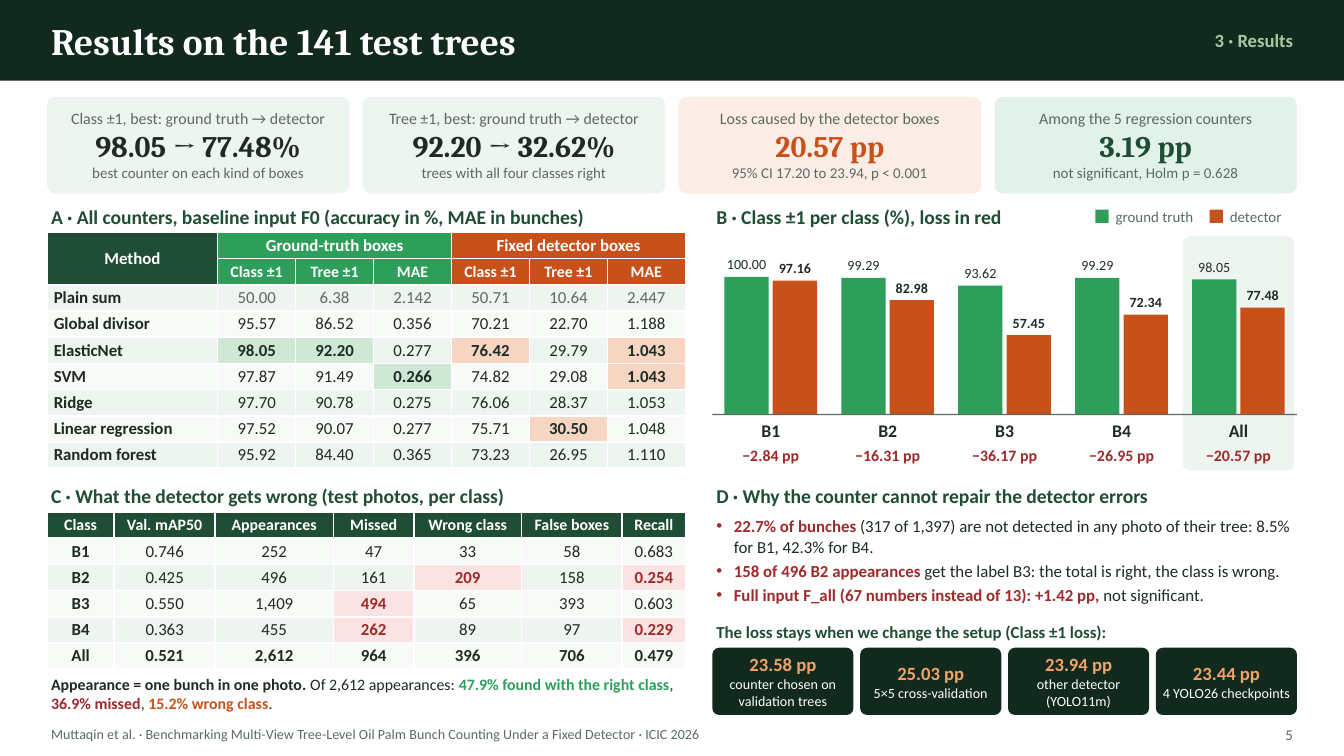
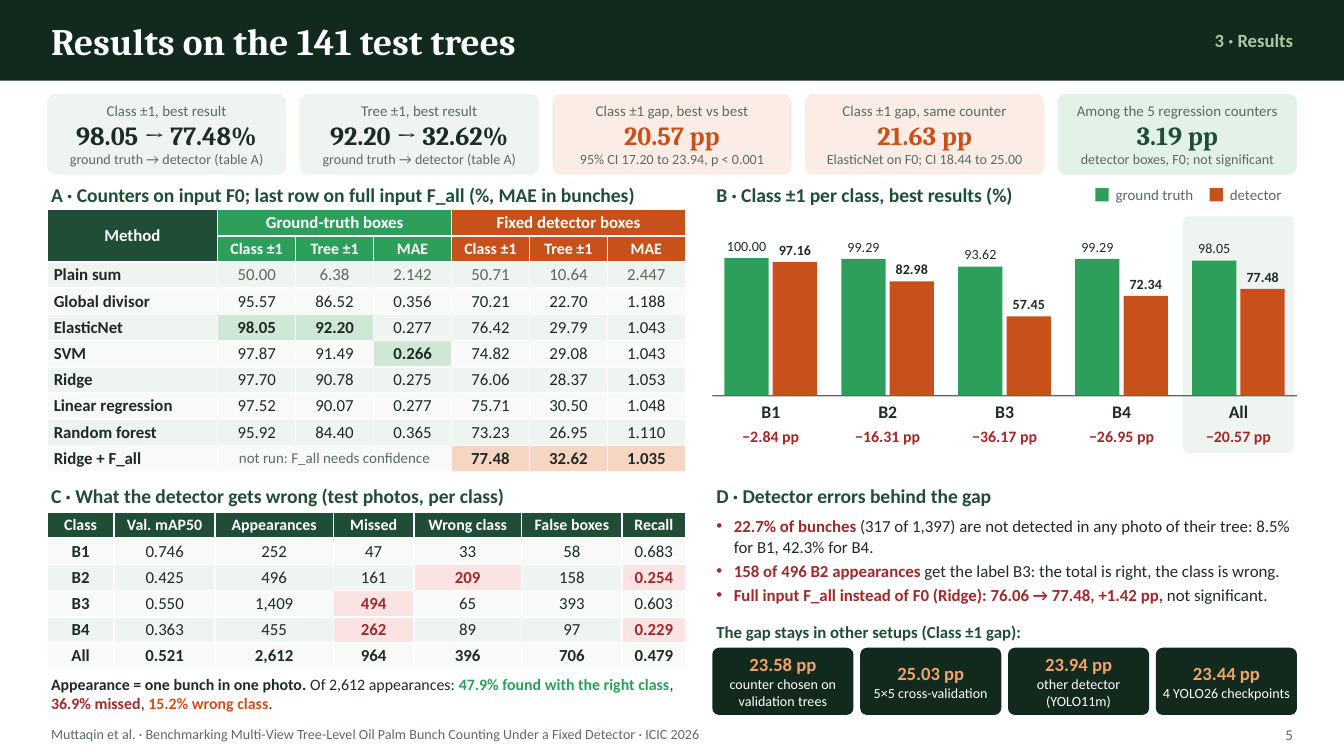
Before and after one commit to ULM-SawitMVC/Baseline-SawitMVC, a slide deck: slide 5 of draft-icic-2026/presentation/057_MUTTAQIN.pptx. Drawn at 1344x756 pixels with LibreOffice and Linux fonts; fonts in the diff are those of the drawing. Boxes give left, top, right and bottom in pixels: in the first picture for what was removed or moved away, otherwise in the second. Text is boxed around its words. In the diff, an @@ line names an element or a change of style, - is before the commit and + after.

Commit message:
Align presentation claims with the camera-ready paper
Add the Ridge + F_all row to the results table so the 77.48 / 32.62
figures can be traced, and label the 20.57 pp gap as best versus best
next to the same-counter gap of 21.63 pp. State that the 3.19 pp
counter spread refers to detector boxes with F0 features.

Reword statements that went beyond the paper: prior oil palm work,
the fixed detector, counters fitted per input condition, and the
conclusion on detector priority. Drop the smartphone wording, which
the paper does not state.

```diff
--- a/draft-icic-2026/presentation/057_MUTTAQIN.pptx
+++ b/draft-icic-2026/presentation/057_MUTTAQIN.pptx
@@ rounded rectangle: place and size @@
-rounded rectangle at bbox=[47, 97, 349, 194]
+rounded rectangle at bbox=[47, 94, 286, 175]
@@ text at bbox=[107, 105, 227, 118]: text changed; size 8.5 to 8 pt @@
-Class ±1, best: ground truth → detector
+Class ±1, best result
@@ proportions changed in 4 elements at bbox=[1058, 94, 1297, 175], bbox=[47, 94, 286, 175], bbox=[805, 94, 1044, 175], bbox=[300, 94, 539, 175] @@
@@ rounded rectangle: place and size @@
-rounded rectangle at bbox=[363, 97, 665, 194]
+rounded rectangle at bbox=[300, 94, 539, 175]
@@ text "Tree ±1, best result": place and size @@
-text "Tree ±1, best result" at bbox=[389, 113, 639, 181]
+text "Tree ±1, best result" at bbox=[323, 105, 516, 167]
@@ text "Tree ±1, best result" at bbox=[323, 105, 516, 167]: size 16 to 14 pt in "92.20 → 32.62%" @@
@@ text at bbox=[361, 105, 477, 118]: text changed; size 8.5 to 8 pt @@
-Tree ±1, best: ground truth → detector
+Tree ±1, best result
@@ rounded rectangle added at bbox=[552, 94, 792, 175], fill #FBEDE5 @@
@@ text "Class ±1 gap, best vs ...": place and size @@
-text "Class ±1 gap, best vs ..." at bbox=[720, 113, 940, 181]
+text "Class ±1 gap, best vs ..." at bbox=[580, 105, 764, 167]
@@ text at bbox=[596, 105, 748, 119]: text changed; size 8.5 to 8 pt @@
-Loss caused by the detector boxes
+Class ±1 gap, best vs best
@@ rounded rectangle: place and size @@
-rounded rectangle at bbox=[679, 97, 981, 194]
+rounded rectangle at bbox=[805, 94, 1044, 175]
@@ text added at bbox=[827, 105, 1022, 166], 7.5 pt, text #5B6B62 @@
+Class ±1 gap, same counter
+21.63 pp
+ElasticNet on F0; CI 18.44 to 25.00
@@ rounded rectangle: place and size @@
-rounded rectangle at bbox=[995, 97, 1297, 194]
+rounded rectangle at bbox=[1058, 94, 1297, 175]
@@ text "Among the 5 regression counters": place and size @@
-text "Among the 5 regression counters" at bbox=[1039, 113, 1252, 181]
+text "Among the 5 regression counters" at bbox=[1077, 105, 1278, 167]
@@ text at bbox=[1077, 105, 1278, 119]: size 8.5 to 8 pt in "Among the 5 regression counters"; size 16 to 14 pt in "3.19 pp" @@
@@ text at bbox=[76, 127, 256, 146]: size 16 to 14 pt in "98.05 → 77.48%" @@
@@ text at bbox=[70, 154, 263, 167]: text changed; size 8 to 7.5 pt @@
-best counter on each kind of boxes
+ground truth → detector (table A)
@@ text at bbox=[323, 154, 516, 167]: text changed; size 8 to 7.5 pt @@
-trees with all four classes right
+ground truth → detector (table A)
@@ text at bbox=[580, 154, 764, 167]: size 16 to 14 pt in "20.57 pp"; size 8 to 7.5 pt in "95% CI 17.20 to 23.94, p < ..." @@
@@ text at bbox=[1081, 154, 1274, 167]: text changed; size 8 to 7.5 pt @@
-not significant, Holm p = 0.628
+detector boxes, F0; not significant
@@ text at bbox=[51, 187, 635, 205]: text changed @@
-A · All counters, baseline input F0 (accuracy in %, MAE in bunches)
+A · Counters on input F0; last row on full input F_all (%, MAE in bunches)
@@ text at bbox=[716, 188, 982, 205]: text changed @@
-B · Class ±1 per class (%), loss in red
+B · Class ±1 per class, best results (%)
@@ 22 texts, 13 rectangles: place and size @@
-22 texts, 13 rectangles at bbox=[712, 210, 1297, 464]
+22 texts, 13 rectangles at bbox=[712, 188, 1297, 445]
@@ table at bbox=[47, 210, 685, 472] @@
+row 10: Ridge + F_all | not run: F_all needs confidence |  |  | 77.48 | 32.62 | 1.035
@@ table: place and size @@
-table at bbox=[47, 233, 685, 468]
+table at bbox=[47, 210, 685, 472]
@@ rounded rectangle: place and size @@
-rounded rectangle at bbox=[1183, 237, 1294, 470]
+rounded rectangle at bbox=[1183, 216, 1294, 453]
@@ text at bbox=[716, 489, 991, 507]: text changed @@
-D · Why the counter cannot repair the detector errors
+D · Detector errors behind the gap
@@ text at bbox=[734, 588, 1268, 604]: text changed @@
-• Full input F_all (67 numbers instead of 13): +1.42 pp, not significant.
+• Full input F_all instead of F0 (Ridge): 76.06 → 77.48, +1.42 pp, not significant.
@@ text at bbox=[716, 625, 1021, 641]: text changed @@
-The loss stays when we change the setup (Class ±1 loss):
+The gap stays in other setups (Class ±1 gap):
```
Also in this commit, not shown: 4 other slides changed, 2 other files.
